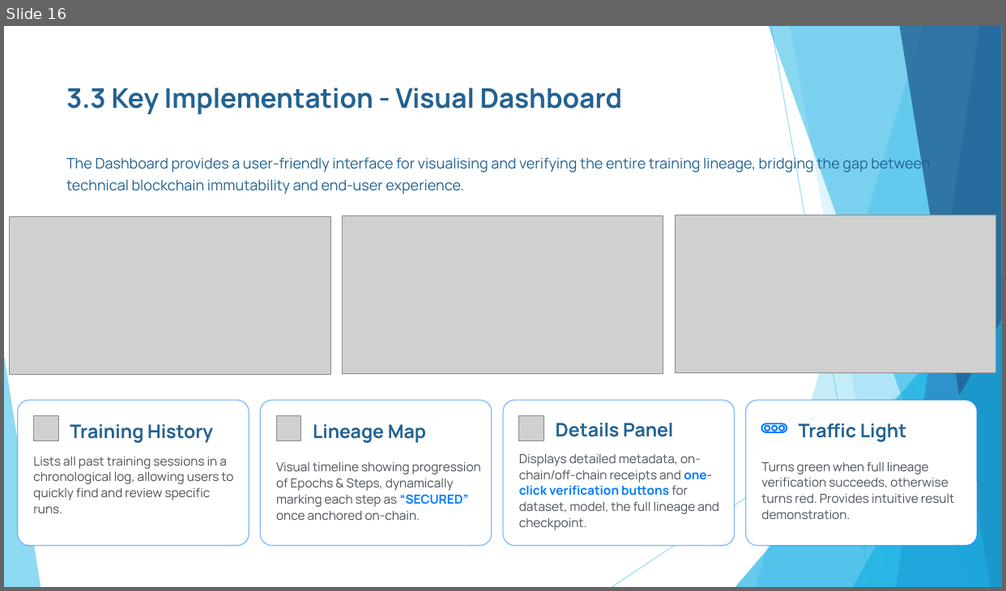
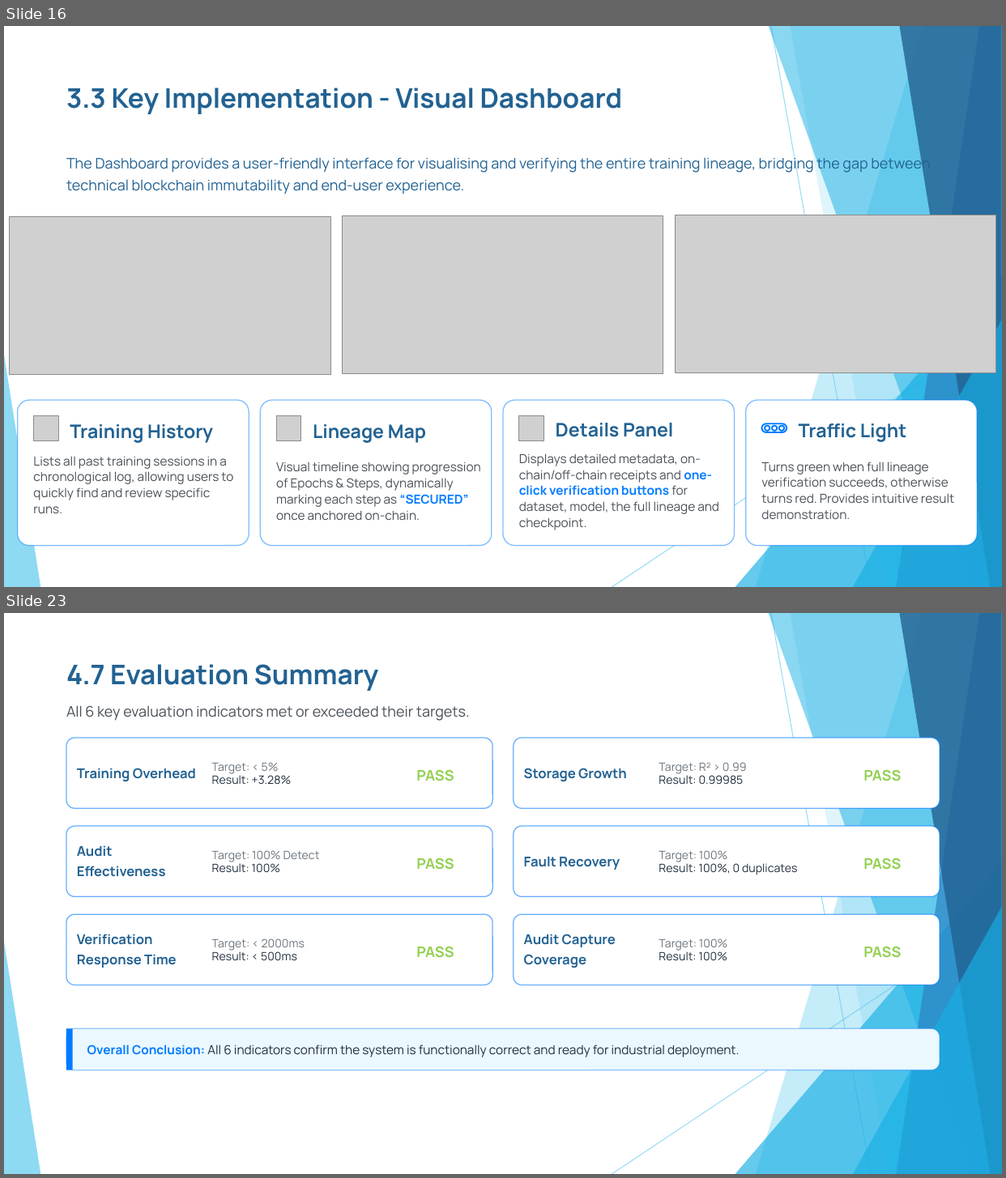
Before and after one commit to xinyuanhu1066/capstone-project, a slide deck: docs/Assessment_3_Presentation.pptx. Shown one above the other, each under a label of ours: slide 16 before the commit, slides 16 and 23 after it; the slides between them are not shown. The pictures are 1006x591 and 1006x1178 pixels, drawn with LibreOffice and Linux fonts; fonts in the diff are those of the drawing; grey boxes stand for pictures. Boxes give left, top, right and bottom in pixels: in the first picture for what was removed or moved away, otherwise in the second. Text is boxed around its words. In the diff, an @@ line names an element or a change of style, - is before the commit and + after.

```diff
--- a/docs/Assessment_3_Presentation.pptx
+++ b/docs/Assessment_3_Presentation.pptx
@@ slide 23 added at (4,613,1002,1174), background #FFFFFF; not listed: 10 template elements that a slide beside it also shows @@
@@ text added at (66,664,378,691), 26 pt, text #226292, bold @@
+4.7 Evaluation Summary
@@ text added at (66,706,470,721), 14 pt, text #495057 @@
+All 6 key evaluation indicators met or exceeded their targets.
@@ rounded rectangle added at (66,738,492,808), fill #FFFFFF, outline #007BFF 1 pt @@
@@ rounded rectangle added at (513,738,940,808), fill #FFFFFF, outline #007BFF 1 pt @@
@@ text added at (77,768,196,782), 13 pt, text #226292, bold @@
+Training Overhead
@@ text added at (212,762,292,784), 11 pt, text #212F3D @@
+Target: < 5%
+Result: +3.28%
@@ text added at (416,770,454,781), 14 pt, text #92D050, bold @@
+PASS
@@ text added at (524,768,627,782), 13 pt, text #226292, bold @@
+Storage Growth
@@ text added at (658,762,747,784), 11 pt, text #6C757D @@
+Target: R² > 0.99
+Result: 0.99985
@@ text added at (863,770,901,781), 14 pt, text #92D050, bold @@
+PASS
@@ rounded rectangle added at (66,826,492,897), fill #FFFFFF, outline #007BFF 1 pt @@
@@ rounded rectangle added at (513,826,940,897), fill #FFFFFF, outline #007BFF 1 pt @@
@@ text added at (77,845,166,877), 13 pt, text #226292, bold @@
+Audit Effectiveness
@@ text added at (212,850,320,872), 11 pt, text #6C757D @@
+Target: 100% Detect
+Result: 100%
@@ text added at (658,850,797,875), 11 pt, text #212F3D @@
+Target: 100%
+Result: 100%, 0 duplicates
@@ text added at (416,858,454,870), 14 pt, text #92D050, bold @@
+PASS
@@ text added at (524,856,620,870), 13 pt, text #226292, bold @@
+Fault Recovery
@@ text added at (863,858,901,870), 14 pt, text #92D050, bold @@
+PASS
@@ rounded rectangle added at (66,914,492,985), fill #FFFFFF, outline #007BFF 1 pt @@
@@ rounded rectangle added at (513,914,940,985), fill #FFFFFF, outline #007BFF 1 pt @@
@@ text added at (77,934,177,968), 13 pt, text #226292, bold @@
+Verification Response Time
@@ text added at (212,939,305,960), 11 pt, text #6C757D @@
+Target: < 2000ms
+Result: < 500ms
@@ text added at (416,947,454,958), 14 pt, text #92D050, bold @@
+PASS
@@ text added at (524,934,616,969), 13 pt, text #226292, bold @@
+Audit Capture Coverage
@@ text added at (658,939,727,960), 11 pt, text #6C757D @@
+Target: 100%
+Result: 100%
@@ text added at (863,947,901,958), 14 pt, text #92D050, bold @@
+PASS
@@ rounded rectangle added at (66,1029,940,1071), fill #EBF8FF, outline #007BFF 1 pt @@
@@ rounded rectangle added at (66,1029,72,1071), fill #007BFF @@
@@ text added at (87,1045,739,1058), 12 pt, text #212F3D @@
+Overall Conclusion: All 6 indicators confirm the system is functionally correct and ready for industrial deployment.
```
Also in this commit, not shown: 6 other slides added.
